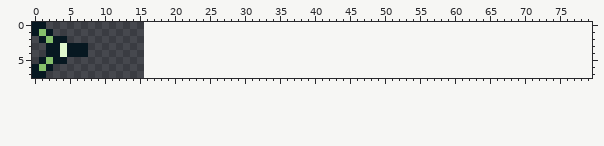
Two versions of one pixel-art file, assets/player_upgrade.aseprite. This is how it looked before the edit.
16x8 pixels, 1 frame. The old version is drawn lined up with the new one, on the new canvas.
Now the later version:
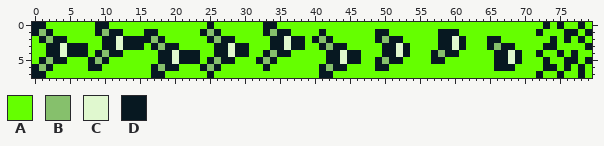
Palette (. is transparent): A #65ff00  B #86c06c  C #e0f8cf  D #071821
What changed:
canvas 16x8 -> 80x8
There is now colour A in row 0 at x 2 to 8, 11 to 24, 26 to 32, 35 to 72, 74, 76 to 77 and 79; in row 1 at x 3 to 8, 13 to 15, 18 to 23, 27 to 32, 37 to 40, 42 to 48, 51 to 57, 61 to 71, 73 to 75 and 78; in row 2 at x 0, 5 to 9, 19 to 24, 29 to 33, 39, 43 to 48, 53 to 57, 62 to 64, 67 to 73, 75, 77 and 79; in row 3 at x 0 to 1, 8 to 9, 16, 21 to 25, 31 to 33, 39 to 40, 45 to 49, 54 to 57, 62 to 64, 69 to 72 and 75 to 78; in row 4 at x 0 to 1, 8, 13 to 17, 24 to 25, 31 to 32, 37 to 41, 47 to 49, 54 to 56, 61 to 65, 70 to 71, 73 to 74, 76 and 78 to 79; in row 5 at x 0, 5 to 7, 11 to 17, 24, 29 to 31, 35 to 41, 47 to 48, 53 to 56, 59 to 65, 70 to 72, 74 to 75 and 78.
There is now colour A in row 6 at x 3 to 7, 10 to 16, 21 to 23, 27 to 32, 34 to 40, 45 to 48, 51 to 65, 69 to 72, 75, 77 and 79; in row 7 at x 2 to 16, 19 to 24, 26 to 40, 43 to 71, 73 to 74, 76 to 77 and 79.
There is now colour B in row 1 at x 10, 25 and 34; in row 2 at x 17, 26, 41 and 50; in row 3 at x 18, 42 and 66; in row 4 at x 10, 34 and 58; in row 5 at x 9, 26, 33 and 50; in row 6 at x 18, 25 and 42.
There is now colour C in row 2 at x 12, 36 and 60; in row 3 at x 12, 28, 36, 52 and 60; in row 4 at x 20, 28, 44, 52 and 68; in row 5 at x 20, 44 and 68.
There is now colour D in row 0 at x 9 to 10, 25, 33 to 34, 73, 75 and 78; in row 1 at x 9, 11 to 12, 16 to 17, 24, 26, 33, 35 to 36, 41, 49 to 50, 58 to 60, 72, 76 to 77 and 79; in row 2 at x 10 to 11, 13 to 16, 18, 25, 27 to 28, 34 to 35, 37 to 38, 40, 42, 49, 51 to 52, 58 to 59, 61, 65 to 66, 74, 76 and 78; in row 3 at x 10 to 11, 13 to 15, 17, 19 to 20, 26 to 27, 29 to 30, 34 to 35, 37 to 38, 41, 43 to 44, 50 to 51, 53, 58 to 59, 61, 65, 67 to 68, 73 to 74 and 79; in row 4 at x 9, 11 to 12, 18 to 19, 21 to 23, 26 to 27, 29 to 30, 33, 35 to 36, 42 to 43, 45 to 46, 50 to 51, 53, 57, 59 to 60, 66 to 67, 69, 72, 75 and 77; in row 5 at x 8, 10, 18 to 19, 21 to 23, 25, 27 to 28, 32, 34, 42 to 43, 45 to 46, 49, 51 to 52, 57 to 58, 66 to 67, 69, 73, 76 to 77 and 79.
There is now colour D in row 6 at x 8 to 9, 17, 19 to 20, 24, 26, 33, 41, 43 to 44, 49 to 50, 66 to 68, 73 to 74, 76 and 78; in row 7 at x 17 to 18, 25, 41 to 42, 72, 75 and 78.
Pixel boxes of the changes (left, top, right, bottom) in both pictures:
added: (32, 22, 592, 78)
